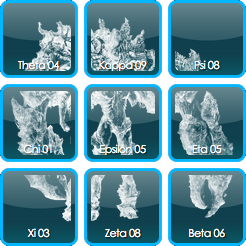
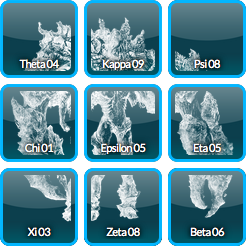
Two versions of the same layered image (w=246, h=246). Layer-by-layer changes:
painted on "NW" over [0, 0, 78, 78]
painted on "N" over [84, 0, 162, 78]
painted on "NE" over [168, 0, 246, 78]
painted on "W" over [0, 84, 78, 162]
renamed "O" to "C", painted on it over [84, 84, 162, 162]
painted on "E" over [168, 84, 246, 162]
painted on "SW" over [0, 168, 78, 246]
painted on "S" over [84, 168, 162, 246]
painted on "SE" over [168, 168, 246, 246]
